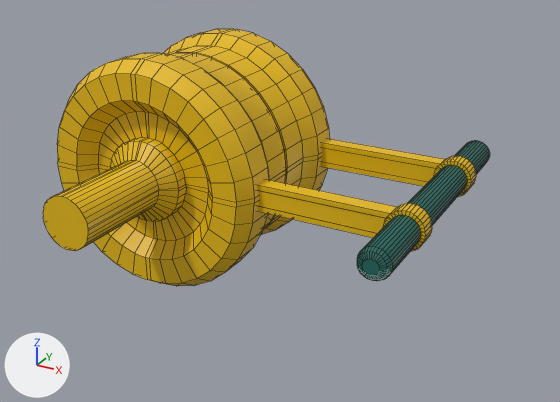
The FBX model Assets/Art/Models/Enviroment/HeroAssets/Misc/Hebel_01_mesh.fbx as it was, and as the next commit left it.
Rendered twice from a camera (50 mm lens) standing at (6.86, -9.71, 4.33) and looking at (1.56, -0.07, -0.49). Arrows for +X, +Y and +Z are at lower left; the lights stay in place. Mesh edges are drawn as thin lines. Where no turn or scale is listed for an object, it has been applied to the vertices.
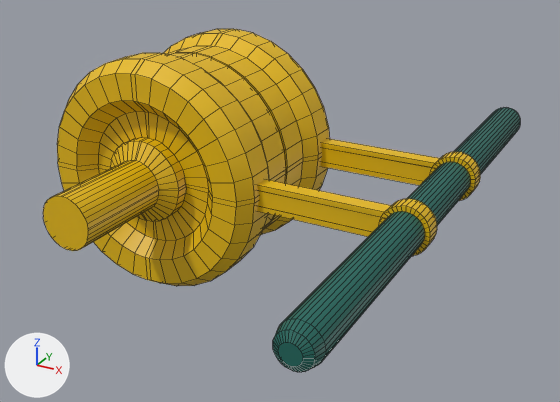
Commit message: [added] improved hebel mesh

Where the newer file only moved an object's origin or applied its transform, the numbers keep the older frame.

Location of each change, [x1, y1, x2, y2] in pixels of the pictures (560 x 402 px; the box of a moved part takes in the faces that stretch with it):
'Cube.008', reshaped, shading changed (7% wider, 33% taller)
    before: [43, 29, 490, 286]
    after: [43, 29, 520, 372]
part 1 of me_cube_016, moved or reshaped
    before: [357, 141, 490, 281]
    after: [273, 108, 520, 372]
part 2 of me_cube_016, shading changed
    both: [43, 29, 440, 286]

The change, as a diff of the scene's bpy script:
```diff
--- a/Assets/Art/Models/Enviroment/HeroAssets/Misc/Hebel_01_mesh.fbx.py
+++ b/Assets/Art/Models/Enviroment/HeroAssets/Misc/Hebel_01_mesh.fbx.py
@@ me_cube_016 @@
 # used by ob_cube_008; location = (0.0, 0.0, 0.0)
-me_cube_016.from_pydata(...)  # 1360 vertices, 1292 faces; spans x -1.78..4.23, y -3.04..3.04, z -1.78..1.78
+me_cube_016.from_pydata(...)  # 1360 vertices, 1292 faces; spans x -1.78..4.29, y -4.21..4.23, z -1.78..1.78
+# me_cube_016 part 1: 448 of 1360 vertices moved; they spanned x 3.66..4.23, y -2.23..2.25, z -0.28..0.28 and now span x 3.6..4.29, y -4.21..4.23, z -0.35..0.35; mean shift (0.0, 0.0, 0.0); largest move (3.84, -2.23, 0.0) -> (3.81, -4.21, 0.0)
+# me_cube_016 part 2: edges marked sharp go from 1290 to 1384
 me_cube_016.materials.append(mat_add_ons)
```
